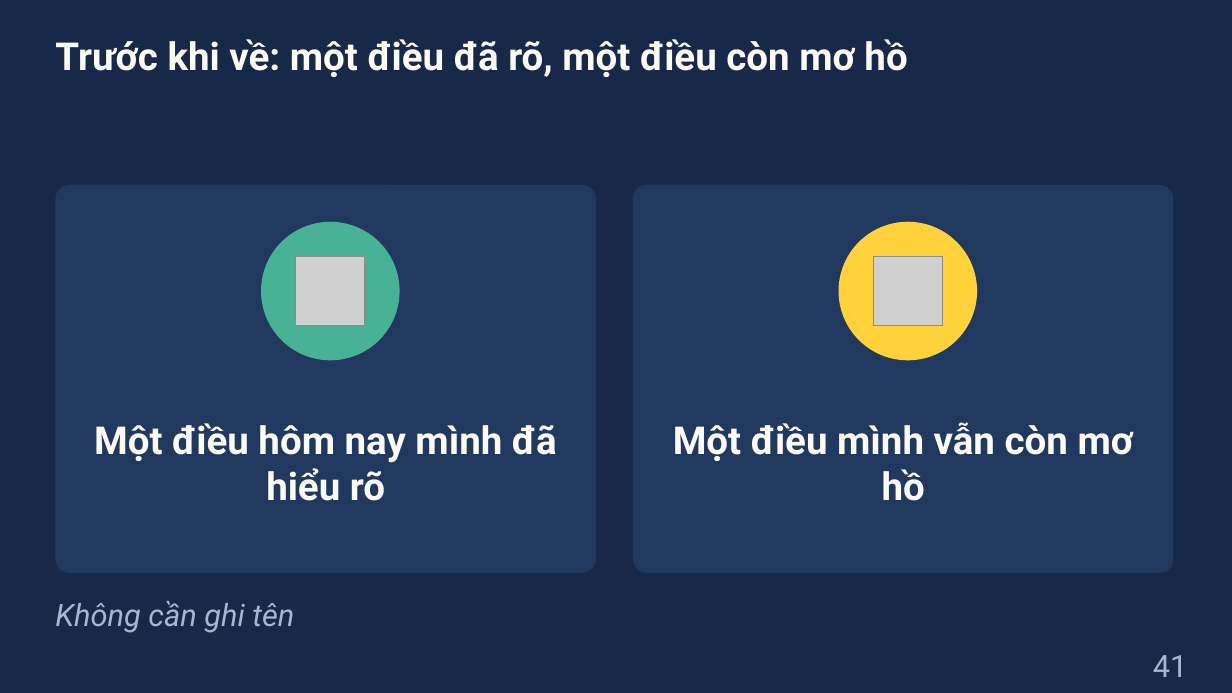
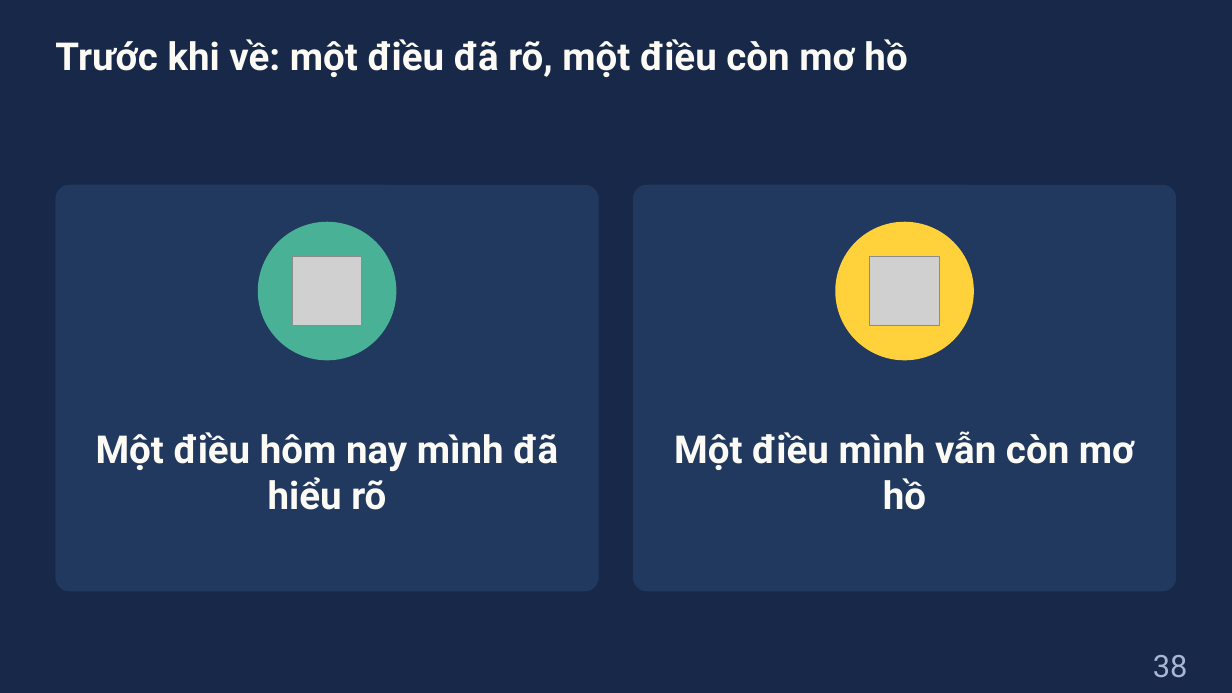
Before and after one commit to dnbaoquyen/academic-pptx-skill, a slide deck: slide 38 of courses/MKT1107/lessons/W1_slides.pptx (slide 41 before the commit). Drawn at 1232x693 pixels with LibreOffice and Linux fonts; fonts in the diff are those of the drawing; grey boxes stand for pictures. Boxes give left, top, right and bottom in pixels: in the first picture for what was removed or moved away, otherwise in the second. Text is boxed around its words. In the diff, an @@ line names an element or a change of style, - is before the commit and + after.

```diff
--- a/courses/MKT1107/lessons/W1_slides.pptx
+++ b/courses/MKT1107/lessons/W1_slides.pptx
@@ rounded rectangle: place and size @@
-rounded rectangle at bbox=[55, 185, 596, 573]
+rounded rectangle at bbox=[55, 185, 599, 592]
@@ rounded rectangle at bbox=[55, 185, 599, 592]: proportions changed @@
@@ rounded rectangle at bbox=[633, 185, 1177, 592]: proportions changed @@
@@ rounded rectangle: place and size @@
-rounded rectangle at bbox=[633, 185, 1174, 573]
+rounded rectangle at bbox=[633, 185, 1177, 592]
@@ ellipse: place and size @@
-ellipse at bbox=[262, 222, 400, 360]
+ellipse at bbox=[258, 222, 396, 360]
@@ picture: place and size @@
-picture at bbox=[873, 256, 943, 325]
+picture at bbox=[870, 256, 939, 325]
@@ text "Một điều hôm nay mình ...": place and size @@
-text "Một điều hôm nay mình ..." at bbox=[94, 423, 557, 501]
+text "Một điều hôm nay mình ..." at bbox=[96, 432, 558, 510]
@@ text "Một điều mình vẫn còn ...": place and size @@
-text "Một điều mình vẫn còn ..." at bbox=[673, 422, 1134, 501]
+text "Một điều mình vẫn còn ..." at bbox=[674, 431, 1135, 510]
@@ text removed at bbox=[55, 601, 294, 633] @@
-Không cần ghi tên
@@ page number at bbox=[1153, 655, 1188, 677]: text changed @@
-41
+38
```
Also in this commit, not shown: 29 other slides changed, 7 slides added, 9 slides removed, 4 other files.
